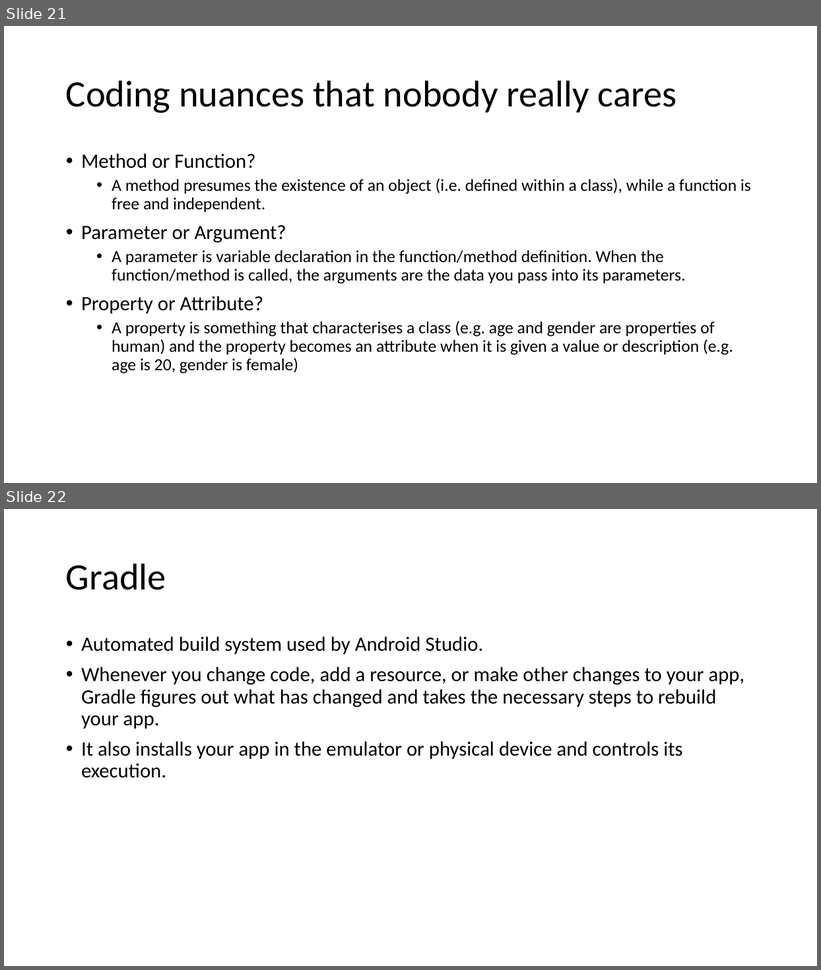
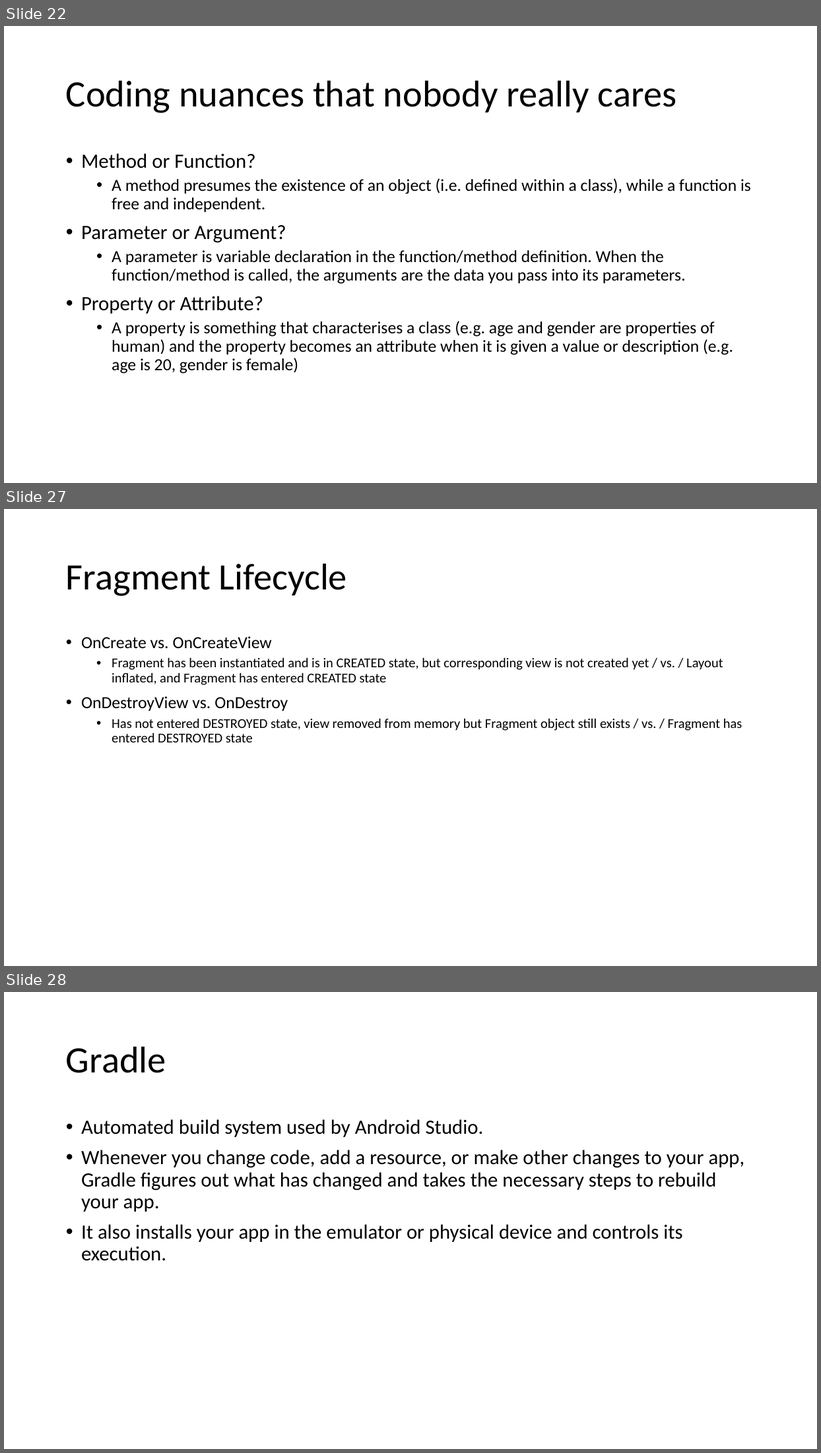
Before and after one commit to joellecorliss/Associate-Android-Developer, a slide deck: Android Basics in Kotlin.pptx. Shown one above the other, each under a label of ours: slides 21 and 22 before the commit, slides 22, 27 and 28 after it; the slides between them are not shown. The pictures are 821x970 and 821x1453 pixels, drawn with LibreOffice and Linux fonts; fonts in the diff are those of the drawing. Boxes give left, top, right and bottom in pixels: in the first picture for what was removed or moved away, otherwise in the second. Text is boxed around its words. In the diff, an @@ line names an element or a change of style, - is before the commit and + after.

```diff
--- a/Android Basics in Kotlin.pptx
+++ b/Android Basics in Kotlin.pptx
@@ slide 27 added at [4,509,817,966], background #FFFFFF @@
@@ title added at [66,563,347,596], 44 pt, text #000000 @@
+Fragment Lifecycle
@@ text added at [81,636,743,743], 16 pt, text #000000 @@
+• OnCreate vs. OnCreateView
+  • Fragment has been instantiated and is in CREATED state, but corresponding view is not created yet / vs. / Layout inflated, and Fragment has entered CREATED state
+• OnDestroyView vs. OnDestroy
+  • Has not entered DESTROYED state, view removed from memory but Fragment object still exists / vs. / Fragment has entered DESTROYED state
@@ what was slide 21 is now slide 22 @@
@@ what was slide 22 is now slide 28 @@
```
Also in this commit, not shown: 4 slides changed, 6 other slides added.
